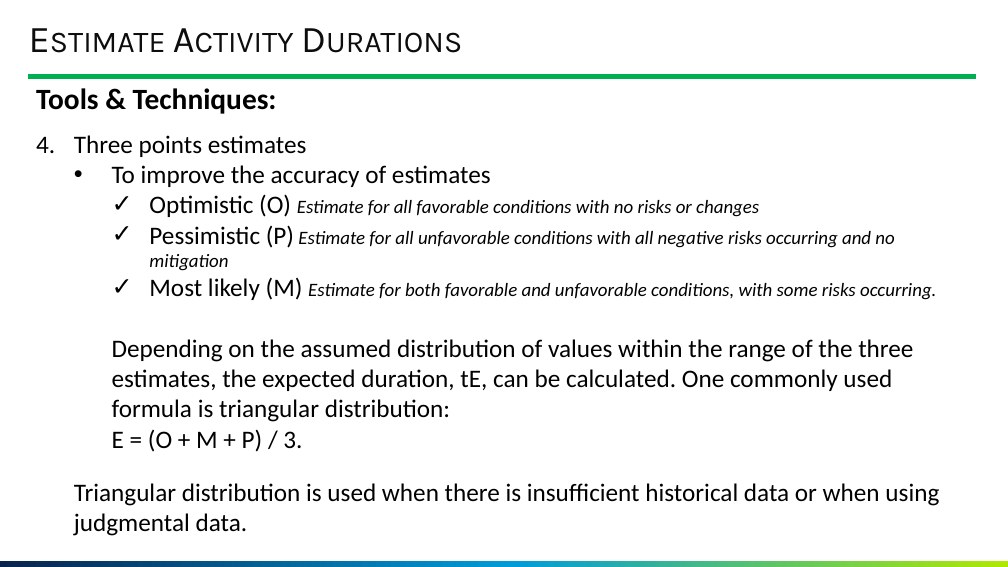
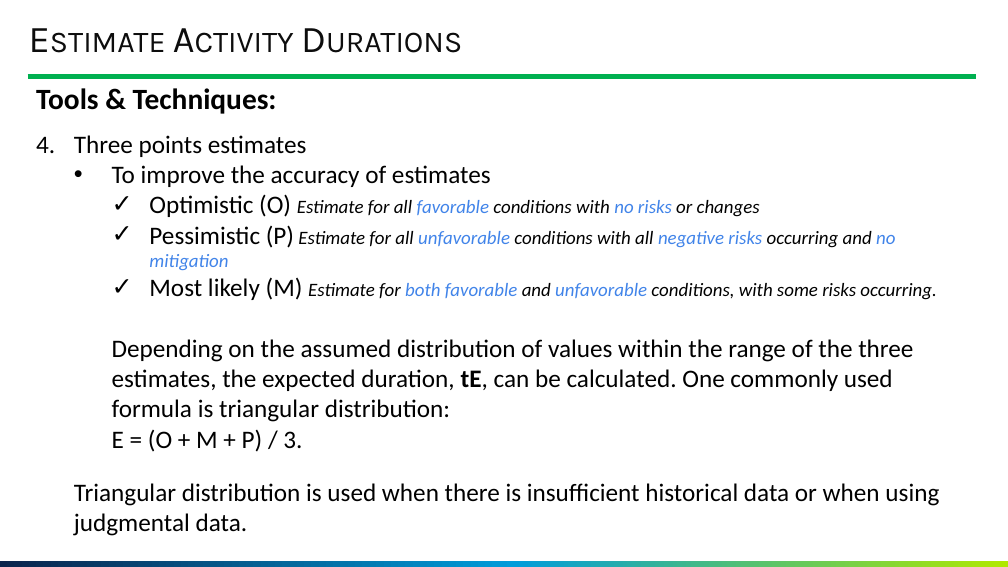
Before and after one commit to GoonerMAK/SWE_4803_Software_Project_Management, a slide deck: slide 99 of SWE 4803_Lec5_part1.pptm. Drawn at 1008x567 pixels with LibreOffice and Linux fonts; fonts in the diff are those of the drawing; background and template pictures are left out. Boxes give left, top, right and bottom in pixels: in the first picture for what was removed or moved away, otherwise in the second. Text is boxed around its words. In the diff, an @@ line names an element or a change of style, - is before the commit and + after.

```diff
--- a/SWE 4803_Lec5_part1.pptm
+++ b/SWE 4803_Lec5_part1.pptm
@@ text at (x1=112, y1=194, x2=936, y2=422): text colour #000000 to #4184E8 in "favorable no risks", "unfavorable negative risks no mitigation", "both favorable unfavorable"; bold on in "tE," @@
```
Also in this commit, not shown: 6 other slides changed.
